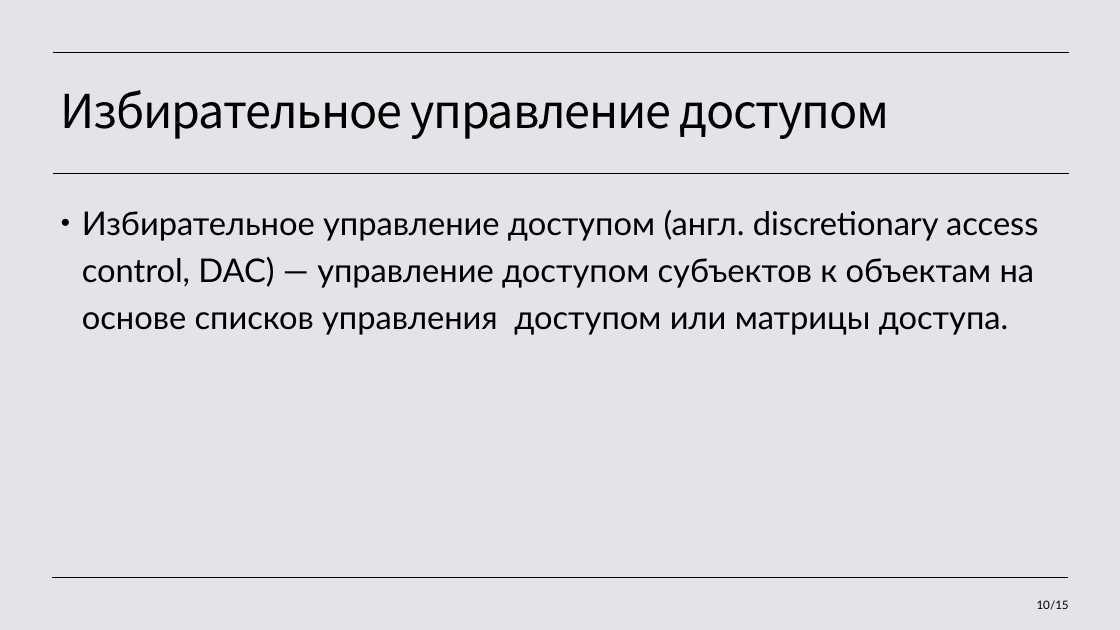
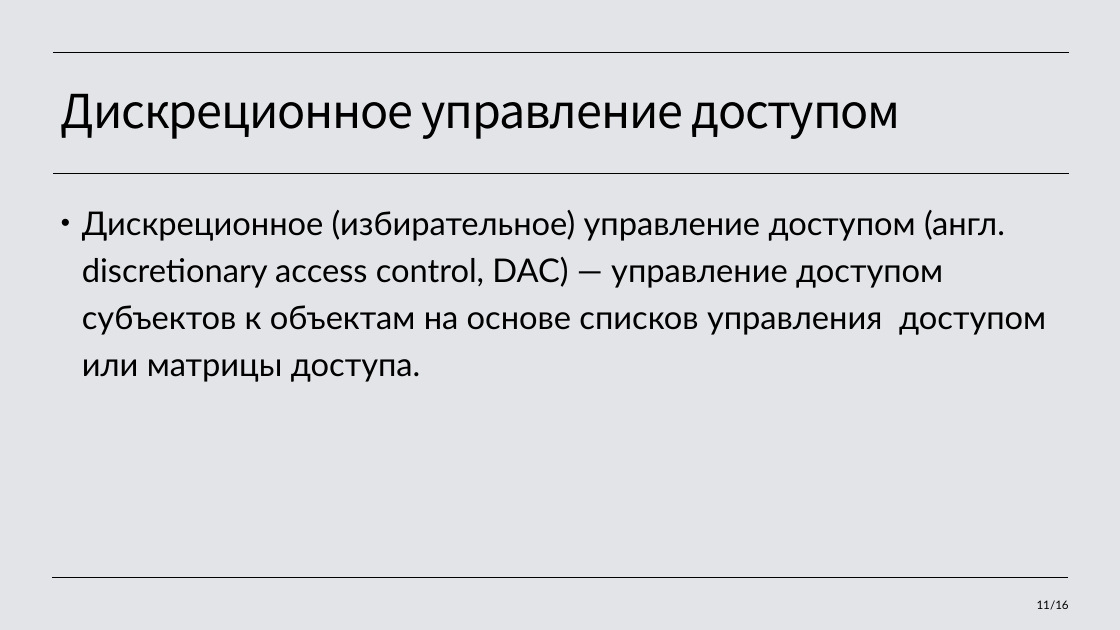
Before and after one commit to LiliyaPonomareva/Information-Security, a slide deck: slide 11 of paper/Идентификация и аутентификация, управление доступом.pptx (slide 10 before the commit). Drawn at 1120x630 pixels with LibreOffice and Linux fonts; fonts in the diff are those of the drawing. Boxes give left, top, right and bottom in pixels: in the first picture for what was removed or moved away, otherwise in the second. Text is boxed around its words. In the diff, an @@ line names an element or a change of style, - is before the commit and + after.

```diff
--- a/paper/Идентификация и аутентификация, управление доступом.pptx
+++ b/paper/Идентификация и аутентификация, управление доступом.pptx
@@ title at [61,93,901,139]: text changed @@
-Избирательное управление доступом
+Дискреционное управление доступом
@@ text at [82,210,1046,382]: text changed @@
-• Избирательное управление доступом (англ. discretionary access control, DAC) — управление доступом субъектов к объектам на основе списков управления доступом или матрицы доступа.
+• Дискреционное (избирательное) управление доступом (англ. discretionary access control, DAC) — управление доступом субъектов к объектам на основе списков управления доступом или матрицы доступа.
@@ page number at [1037,600,1069,610]: text changed @@
-10/15
+11/16
```
Also in this commit, not shown: 9 other slides changed, 1 slide added, 35 other files.
